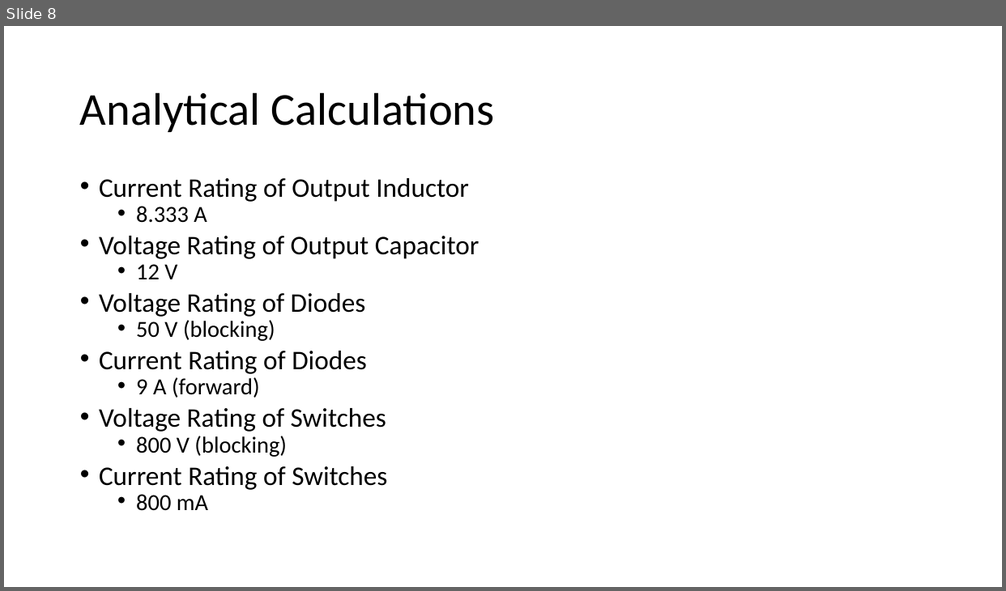
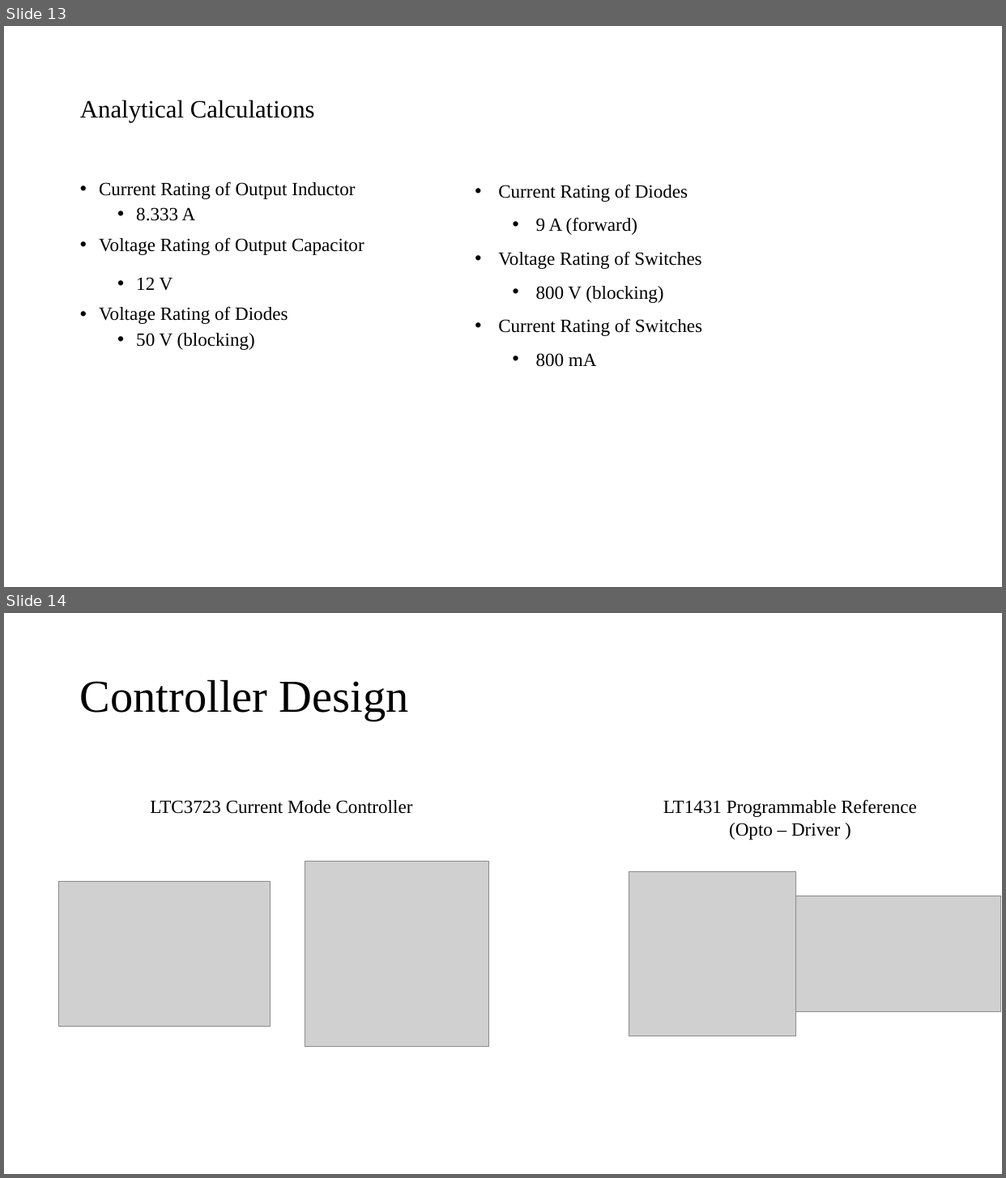
Before and after one commit to mustafayildz/EE464-Term-Project-, a slide deck: EE464_Proje_Sunu.pptx. Shown one above the other, each under a label of ours: slide 8 before the commit, slides 13 and 14 after it. The pictures are 1006x591 and 1006x1178 pixels, drawn with LibreOffice and Linux fonts; fonts in the diff are those of the drawing; grey boxes stand for pictures. Boxes give left, top, right and bottom in pixels: in the first picture for what was removed or moved away, otherwise in the second. Text is boxed around its words. In the diff, an @@ line names an element or a change of style, - is before the commit and + after.

```diff
--- a/EE464_Proje_Sunu.pptx
+++ b/EE464_Proje_Sunu.pptx
@@ slide 14 added at (4, 613, 1002, 1174), background #FFFFFF @@
@@ title added at (80, 679, 409, 721), 44 pt, text #000000 @@
+Controller Design
@@ text added at (150, 800, 413, 814), 18 pt, text #000000 @@
+LTC3723 Current Mode Controller
@@ text added at (663, 799, 916, 840), 18 pt, text #000000 @@
+LT1431 Programmable Reference
+(Opto – Driver )
@@ picture added at (305, 862, 488, 1047) @@
@@ picture added at (629, 872, 796, 1037) @@
@@ picture added at (58, 882, 270, 1027) @@
@@ picture added at (796, 896, 1001, 1012) @@
@@ what was slide 8 is now slide 13 @@
@@ slide 13 changed as well @@
@@ title "Analytical Calculations" at (80, 100, 315, 122): size 44 to 24 pt, font Calibri to Times New Roman @@
@@ text "Current Rating of Output Inductor" at (99, 182, 364, 350): size 25.9 to 18 pt in "Current Rating of Output Inductor", "Voltage Rating of Output Capacitor", "Voltage Rating of Diodes"; font Calibri to Times New Roman; size 22.2 to 18 pt in "8.333 A", "12 V", "50 V (blocking)"; line spacing 0.7 to 0.9; line spacing 0.7 to 1.5 @@
@@ text added at (498, 184, 702, 367), 18 pt, text #000000 @@
+• Current Rating of Diodes
+  • 9 A (forward)
+• Voltage Rating of Switches
+  • 800 V (blocking)
+• Current Rating of Switches
+  • 800 mA
@@ text at (99, 351, 387, 511): paragraphs removed @@
-• Current Rating of Diodes
-  • 9 A (forward)
-• Voltage Rating of Switches
-  • 800 V (blocking)
-• Current Rating of Switches
-  • 800 mA
```
Also in this commit, not shown: 16 other slides changed, 13 other slides added, 1 slide removed, 1 other file.
